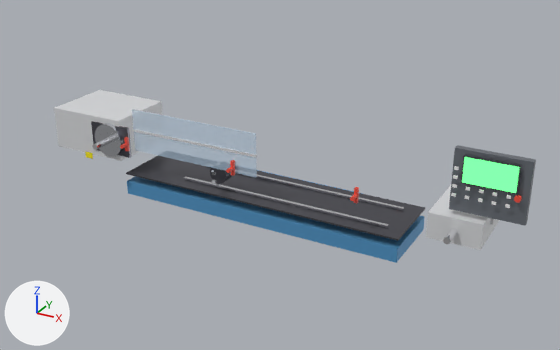
An edit to the glTF model mesin_cnc.glb, drawn before and after from the same camera.
One viewpoint serves both versions: a 50 mm camera at (4.4, -7.71, 4.5) aimed at (0.02, 0.26, 0.51). Every picture has the same lights, and +X, +Y and +Z are marked at lower left. The picture after the commit comes second. Where no turn or scale is listed for an object, it has been applied to the vertices.

Script lines for the objects in view, before the commit:
```python
ob_bedtop_001 = bpy.data.objects.new('BedTop.001', me_cube_023)
ob_bedtop_001.location = (0.0, 0.0, 0.4)
ob_chuck_001 = bpy.data.objects.new('Chuck.001', me_cylinder_014)
ob_chuck_001.location = (-2.1, -0.48, 0.85)
ob_cncscreen = bpy.data.objects.new('CNCScreen', me_cube_041)
ob_cncscreen.location = (2.8, -0.39, 1.35)
ob_guardframe = bpy.data.objects.new('GuardFrame', me_cube_032)
ob_guardframe.location = (-0.8, -0.46, 1.05)
ob_headstock_001 = bpy.data.objects.new('Headstock.001', me_cube_026)
ob_headstock_001.location = (-2.5, 0.0, 0.85)
ob_headstockcavity = bpy.data.objects.new('HeadstockCavity', me_cube_027)
ob_headstockcavity.location = (-2.1, -0.45, 0.85)
ob_mainbed_001 = bpy.data.objects.new('MainBed.001', me_cube_022)
ob_mainbed_001.location = (0.0, 0.0, 0.2)
ob_rail_0_25 = bpy.data.objects.new('Rail_0.25', me_cube_024)
ob_rail_0_25.location = (0.3, 0.25, 0.43)
ob_rail__0_25 = bpy.data.objects.new('Rail_-0.25', me_cube_025)
ob_rail__0_25.location = (0.3, -0.25, 0.43)
# also in view: 'ControlPanel.001' at (2.8, -0.3, 1.2); 'Guard' at (-0.8, -0.46, 1.05); 'Tailstock.001' at (2.5, 0.0, 0.65)
```
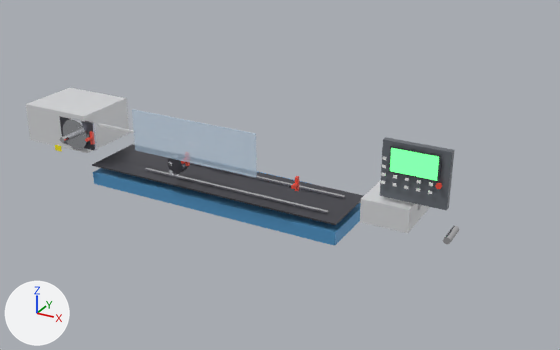
What differs and where, as boxes (x1, y1, x2, y2) in the pictures (560 x 350 px):
'BedTop.001', moved
    before: (126, 156, 425, 241)
    after: (92, 144, 364, 225)
'MainBed.001', moved
    before: (127, 176, 424, 263)
    after: (93, 168, 361, 246)
'ControlPanel.001', moved
    before: (449, 145, 536, 226)
    after: (380, 137, 454, 210)
'Headstock.001', moved
    before: (54, 90, 162, 161)
    after: (26, 88, 129, 153)
'Tailstock.001', moved
    before: (426, 185, 500, 250)
    after: (360, 180, 430, 233)
'CNCScreen', moved
    before: (462, 157, 520, 193)
    after: (390, 148, 439, 181)
'Chuck.001', moved
    before: (95, 123, 124, 157)
    after: (63, 118, 89, 149)
'Rail_-0.25', moved
    before: (184, 177, 389, 228)
    after: (145, 168, 329, 214)
'Rail_0.25', moved
    before: (256, 175, 404, 211)
    after: (167, 158, 345, 198)
'HeadstockCavity', moved
    before: (91, 121, 132, 158)
    after: (59, 116, 97, 150)
'ScreenFrame', moved
    before: (461, 155, 522, 194)
    after: (389, 146, 441, 182)
'GuardFrame', moved
    before: (133, 129, 257, 157)
    after: (98, 123, 134, 133)
'Handle_2', moved
    before: (354, 187, 359, 204)
    after: (295, 176, 299, 191)
'Handle_0', moved
    before: (124, 137, 130, 151)
    after: (89, 131, 95, 144)
'EStop', moved
    before: (514, 195, 522, 203)
    after: (435, 182, 442, 189)
'WarningLabel', moved
    before: (85, 152, 93, 159)
    after: (55, 145, 62, 152)
'Handle_1', moved
    before: (230, 160, 235, 176)
    after: (185, 162, 190, 166)
'HandleGrip_0', moved
    before: (120, 143, 129, 149)
    after: (85, 137, 94, 142)
'CoolantTank', moved (mostly hidden)
    before: (257, 170, 363, 194)
    after: (260, 172, 311, 184)
'HandleGrip_1', moved (not visible afterwards)
    before: (226, 166, 235, 173)
'PanelStand', moved
    before: (490, 218, 494, 225)
    after: (418, 204, 422, 210)
'Key_2_0', moved
    before: (453, 175, 458, 179)
    after: (382, 164, 386, 168)
'Key_3_0', moved
    before: (454, 166, 459, 170)
    after: (382, 156, 387, 160)
'Key_1_2', moved
    before: (479, 189, 484, 193)
    after: (405, 177, 409, 181)
'Key_1_3', moved
    before: (493, 192, 497, 196)
    after: (417, 180, 421, 184)

Diff of the bpy script that builds the scene:
```diff
--- a/mesin_cnc.glb.py
+++ b/mesin_cnc.glb.py
@@ ob_mainbed_001 @@
 ob_mainbed_001 = bpy.data.objects.new('MainBed.001', me_cube_022)
-ob_mainbed_001.location = (0.0, 0.0, 0.2)
+ob_mainbed_001.location = (-0.92, 0.356, 0.0)
@@ ob_bedtop_001 @@
 ob_bedtop_001 = bpy.data.objects.new('BedTop.001', me_cube_023)
-ob_bedtop_001.location = (0.0, 0.0, 0.4)
+ob_bedtop_001.location = (-0.92, 0.356, 0.2)
@@ ob_rail_0_25 @@
 ob_rail_0_25 = bpy.data.objects.new('Rail_0.25', me_cube_024)
-ob_rail_0_25.location = (0.3, 0.25, 0.43)
+ob_rail_0_25.location = (-0.62, 0.606, 0.23)
@@ ob_rail__0_25 @@
 ob_rail__0_25 = bpy.data.objects.new('Rail_-0.25', me_cube_025)
-ob_rail__0_25.location = (0.3, -0.25, 0.43)
+ob_rail__0_25.location = (-0.62, 0.106, 0.23)
@@ ob_headstock_001 @@
 ob_headstock_001 = bpy.data.objects.new('Headstock.001', me_cube_026)
-ob_headstock_001.location = (-2.5, 0.0, 0.85)
+ob_headstock_001.location = (-3.42, 0.356, 0.65)
@@ ob_headstockcavity @@
 ob_headstockcavity = bpy.data.objects.new('HeadstockCavity', me_cube_027)
-ob_headstockcavity.location = (-2.1, -0.45, 0.85)
+ob_headstockcavity.location = (-3.02, -0.094, 0.65)
@@ ob_chuck_001 @@
 ob_chuck_001 = bpy.data.objects.new('Chuck.001', me_cylinder_014)
-ob_chuck_001.location = (-2.1, -0.48, 0.85)
+ob_chuck_001.location = (-3.02, -0.124, 0.65)
@@ ob_guardframe @@
 ob_guardframe = bpy.data.objects.new('GuardFrame', me_cube_032)
-ob_guardframe.location = (-0.8, -0.46, 1.05)
+ob_guardframe.location = (-1.72, -0.104, 0.85)
@@ ob_tailstock_001 @@
 ob_tailstock_001 = bpy.data.objects.new('Tailstock.001', me_cube_039)
-ob_tailstock_001.location = (2.5, 0.0, 0.65)
+ob_tailstock_001.location = (1.58, 0.356, 0.45)
@@ ob_controlpanel_001 @@
 ob_controlpanel_001 = bpy.data.objects.new('ControlPanel.001', me_cube_040)
-ob_controlpanel_001.location = (2.8, -0.3, 1.2)
+ob_controlpanel_001.location = (1.88, 0.056, 1.0)
@@ ob_cncscreen @@
 ob_cncscreen = bpy.data.objects.new('CNCScreen', me_cube_041)
-ob_cncscreen.location = (2.8, -0.39, 1.35)
+ob_cncscreen.location = (1.88, -0.034, 1.15)
@@ ob_screenframe @@
 ob_screenframe = bpy.data.objects.new('ScreenFrame', me_cube_042)
-ob_screenframe.location = (2.8, -0.38, 1.35)
+ob_screenframe.location = (1.88, -0.024, 1.15)
@@ ob_key_1_2 @@
 ob_key_1_2 = bpy.data.objects.new('Key_1_2', me_cube_050)
-ob_key_1_2.location = (2.73, -0.39, 1.15)
+ob_key_1_2.location = (1.81, -0.034, 0.95)
@@ ob_key_1_3 @@
 ob_key_1_3 = bpy.data.objects.new('Key_1_3', me_cube_051)
-ob_key_1_3.location = (2.87, -0.39, 1.15)
+ob_key_1_3.location = (1.95, -0.034, 0.95)
@@ ob_key_2_0 @@
 ob_key_2_0 = bpy.data.objects.new('Key_2_0', me_cube_053)
-ob_key_2_0.location = (2.45, -0.39, 1.25)
+ob_key_2_0.location = (1.53, -0.034, 1.05)
@@ ob_key_3_0 @@
 ob_key_3_0 = bpy.data.objects.new('Key_3_0', me_cube_058)
-ob_key_3_0.location = (2.45, -0.39, 1.35)
+ob_key_3_0.location = (1.53, -0.034, 1.15)
@@ ob_estop @@
 ob_estop = bpy.data.objects.new('EStop', me_cylinder_018)
-ob_estop.location = (3.1, -0.39, 1.15)
+ob_estop.location = (2.18, -0.034, 0.95)
@@ ob_panelstand @@
 ob_panelstand = bpy.data.objects.new('PanelStand', me_cube_063)
-ob_panelstand.location = (2.8, -0.1, 0.85)
+ob_panelstand.location = (1.88, 0.256, 0.65)
@@ ob_handle_0 @@
 ob_handle_0 = bpy.data.objects.new('Handle_0', me_cube_064)
-ob_handle_0.location = (-1.8, -0.5, 0.85)
+ob_handle_0.location = (-2.72, -0.144, 0.65)
@@ ob_handlegrip_0 @@
 ob_handlegrip_0 = bpy.data.objects.new('HandleGrip_0', me_cylinder_019)
-ob_handlegrip_0.location = (-1.8, -0.55, 0.85)
+ob_handlegrip_0.location = (-2.72, -0.194, 0.65)
@@ ob_handle_1 @@
 ob_handle_1 = bpy.data.objects.new('Handle_1', me_cube_065)
-ob_handle_1.location = (-0.2, -0.5, 0.85)
+ob_handle_1.location = (-1.12, -0.144, 0.65)
@@ ob_handlegrip_1 @@
 ob_handlegrip_1 = bpy.data.objects.new('HandleGrip_1', me_cylinder_020)
-ob_handlegrip_1.location = (-0.2, -0.55, 0.85)
+ob_handlegrip_1.location = (-1.12, -0.194, 0.65)
@@ ob_handle_2 @@
 ob_handle_2 = bpy.data.objects.new('Handle_2', me_cube_066)
-ob_handle_2.location = (1.4, -0.5, 0.85)
+ob_handle_2.location = (0.48, -0.144, 0.65)
@@ ob_warninglabel @@
 ob_warninglabel = bpy.data.objects.new('WarningLabel', me_cube_067)
-ob_warninglabel.location = (-2.5, -0.47, 0.55)
+ob_warninglabel.location = (-3.42, -0.114, 0.35)
@@ ob_coolanttank @@
 ob_coolanttank = bpy.data.objects.new('CoolantTank', me_cube_068)
-ob_coolanttank.location = (0.0, 0.55, 0.2)
+ob_coolanttank.location = (-0.92, 0.906, 0.0)
```
